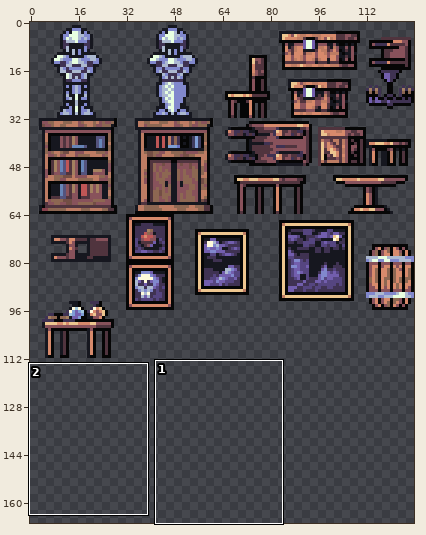
Sprite sheet -- Assets/World/itemtileset.png. The first picture is a wide view before the edit; the outline marks the close-up.
Close-up. Old version:
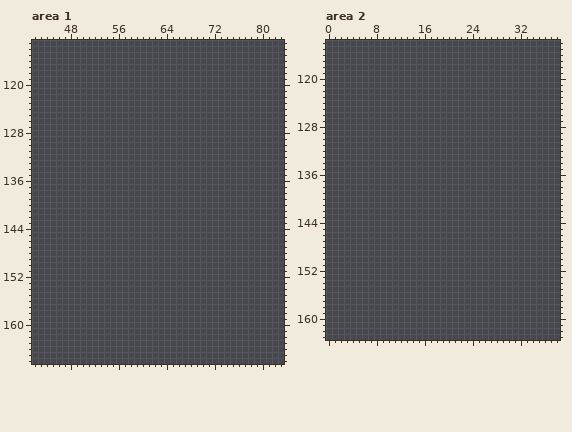
The file is 128x192 pixels. Shown: area 1: x 42..83, y 113..166; area 2: x 0..38, y 114..163. The wide view leaves out empty margins.
After:
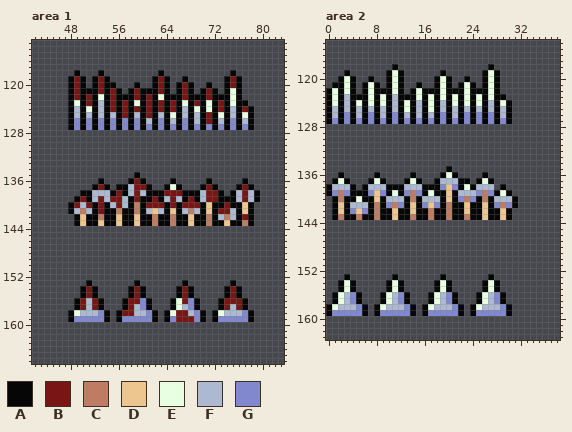
Palette (. is transparent): A #060606  B #781616  C #bd7c63  D #edc68f  E #e8ffe1  F #acb9d0  G #8188cd
From old to new:
Area 1:
y 118: x 49 . -> A; x 53 . -> A; x 63 . -> A; x 75 . -> A
y 119: x 48..50 ... -> ABA; x 52..54 ... -> ABA; x 62..64 ... -> ABA; x 67 . -> A; x 74..76 ... -> ABA
y 120: x 48..50 ... -> ABA; x 52..55 .... -> ABAA; x 59 . -> A; x 62..64 ... -> ABA; x 66..68 ... -> ABA; x 71 . -> A; x 74..76 ... -> ABA
y 121: x 48..56 ......... -> ABAAABABA; x 58..64 ....... -> ABAAABA; x 66..68 ... -> ABA; x 70..72 ... -> ABA; x 74..76 ... -> AEA
y 122: x 48..76 ............................. -> ABABAEABAAABABAEAAABAAABAAAEA
y 123: x 48..77 .............................. -> AEABAFABABAEABABABAEABAEABAEAA
y 124: x 48..78 ............................... -> AFAEAFABABABABABABAFAEAEABAFABA
y 125: x 48..78 ............................... -> AFAFAFAFABAFABAFAEAFAFABAEAFAEA
y 126: x 48..78 ............................... -> AGAGAGAGAGAGAFAGAFAGAFABAFAGAFA
y 127: x 48..78 ............................... -> AGAGAGAGAGAGAGAGAGAGAGAGAGAGAGA
y 135: x 59 . -> A
y 136: x 53 . -> A; x 58..60 ... -> ABA; x 65 . -> A; x 71 . -> A; x 77 . -> A
y 137: x 52..54 ... -> ABA; x 56..61 ...... -> AAFBBA; x 64..66 ... -> AEA; x 70..72 ... -> ABA; x 76..78 ... -> ABA
y 138: x 50..73 ........................ -> AAFFFABAFBFAAABBBAAAFBBA; x 75..79 ..... -> AFBFA
y 139: x 49..79 ............................... -> ABAFBFBBFABAABAFBFABAFBBAAAFBFA
y 140: x 48..78 ............................... -> ABFBABAFBFACABBBABABBBADAABAADA
y 141: x 48..78 ............................... -> AFCFABAACAACAFDFADAFCFADABBFADA
y 142: x 49..78 .............................. -> ADAACAADAADAACAACAADAACAFCFABA
y 143: x 49..78 .............................. -> ADAADAADAADAACAACAADAACAADAACA
y 153: x 51 . -> A; x 59 . -> A; x 67 . -> A; x 75 . -> A
y 154..155: x 50..52 ... -> ABA; x 58..60 ... -> ABA; x 66..68 ... -> ABA; x 74..76 ... -> ABA
y 156: x 49..53 ..... -> ABFBA; x 57..61 ..... -> ABBGA; x 65..69 ..... -> AEBGA; x 73..77 ..... -> ABBBA
y 157: x 49..53 ..... -> ABFBA; x 57..61 ..... -> ABFGA; x 65..69 ..... -> AEFGA; x 73..77 ..... -> ABFBA
y 158: x 48..54 ....... -> AEFFFGA; x 56..62 ....... -> ABBFFGA; x 64..70 ....... -> AEBBFGA; x 72..78 ....... -> AEFFFGA
y 159: x 48..54 ....... -> AGGGGGA; x 56..62 ....... -> AGGGGGA; x 64..70 ....... -> AGBBBGA; x 72..78 ....... -> AGGGGGA
Area 2:
y 118: x 11 . -> A; x 27 . -> A
y 119: x 3 . -> A; x 10..12 ... -> AEA; x 19 . -> A; x 26..28 ... -> AEA
y 120: x 2..4 ... -> AEA; x 7 . -> A; x 10..12 ... -> AEA; x 18..20 ... -> AEA; x 23 . -> A; x 26..28 ... -> AEA
y 121: x 1..4 .... -> AAEA; x 6..8 ... -> AEA; x 10..12 ... -> AEA; x 15 . -> A; x 18..20 ... -> AEA; x 22..24 ... -> AEA; x 26..28 ... -> AEA
y 122: x 0..4 ..... -> AEAEA; x 6..12 ....... -> AEAAAEA; x 14..28 ............... -> AEAAAEAAAEAAAEA
y 123: x 0..29 .............................. -> AEAFAAAEAEAFAAAEAEAEAEAEAEAEAA
y 124: x 0..30 ............................... -> AEAFAEAEAEAFAEAFAEAFAEAEAEAFAEA
y 125: x 0..30 ............................... -> AFAFAFAFAFAFAEAFAEAFAFAFAFAFAFA
y 126: x 0..30 ............................... -> AFAGAFAGAFAGAFAFAFAGAFAGAGAGAFA
y 127: x 0..30 ............................... -> AGAGAGAGAGAGAGAGAGAGAGAGAGAGAGA
y 135: x 20 . -> A
y 136: x 2 . -> A; x 8 . -> A; x 14 . -> A; x 19..21 ... -> AEA; x 26 . -> A
y 137: x 1..3 ... -> AEA; x 7..9 ... -> AEA; x 13..15 ... -> AEA; x 18..23 ...... -> AFFFAA; x 25..27 ... -> AEA
y 138: x 0..4 ..... -> AFFFA; x 6..27 ...................... -> AFFFAAAFFFAAAGDGAEAFFF; x 29 . -> A
y 139: x 0..30 ............................... -> AGCGAAAGDGAEAGCGAEAADAFFFGCGAEA
y 140: x 1..31 ............................... -> ACAAEAADAFFFACAFFFADAGCGACAFFFA
y 141: x 1..31 ............................... -> ADAFFFACAGCGADAGDGACAADAADAGCGA
y 142: x 1..30 .............................. -> ADAGDGACAADAADAACAACAADAADAADA
y 143: x 1..30 .............................. -> ACAACAACAADAACAACAACAACAADAADA
y 153: x 3 . -> A; x 11 . -> A; x 19 . -> A; x 27 . -> A
y 154..155: x 2..4 ... -> AEA; x 10..12 ... -> AEA; x 18..20 ... -> AEA; x 26..28 ... -> AEA
y 156..157: x 1..5 ..... -> AEFGA; x 9..13 ..... -> AEFGA; x 17..21 ..... -> AEFGA; x 25..29 ..... -> AEFGA
y 158: x 0..6 ....... -> AEFFFGA; x 8..14 ....... -> AEFFFGA; x 16..22 ....... -> AEFFFGA; x 24..30 ....... -> AEFFFGA
y 159: x 0..6 ....... -> AGGGGGA; x 8..14 ....... -> AGGGGGA; x 16..22 ....... -> AGGGGGA; x 24..30 ....... -> AGGGGGA
Boxes around the changes in both close-ups, in picture pixels (x1, y1, x2, y2):
added: (68, 70, 254, 130)
added: (68, 172, 260, 226)
added: (68, 280, 254, 322)
added: (326, 64, 512, 124)
added: (326, 166, 518, 220)
added: (326, 274, 512, 316)
